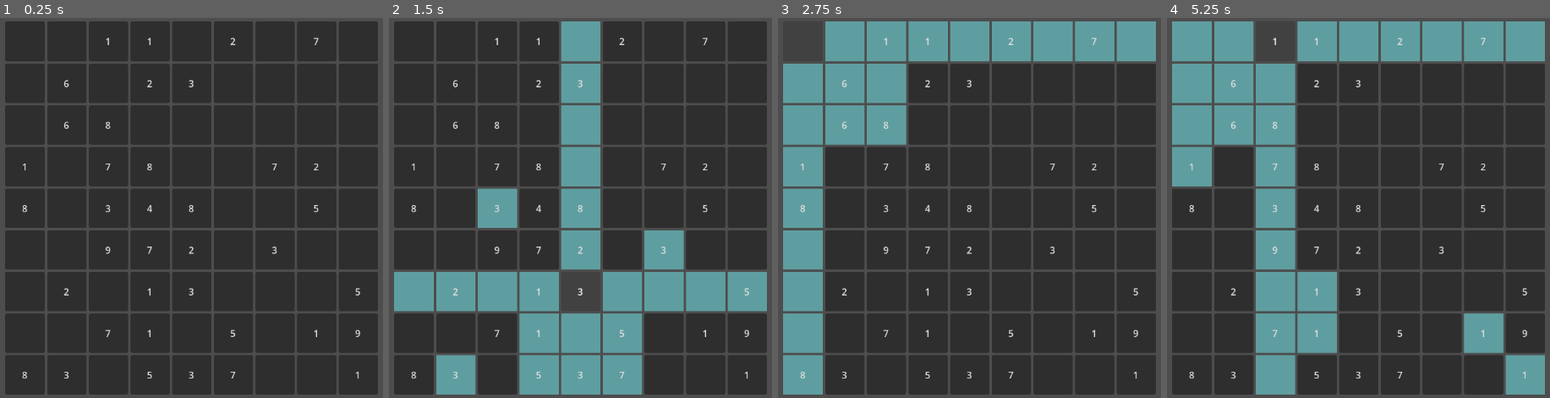
Above: before the commit, frames 1-4 (left to right).
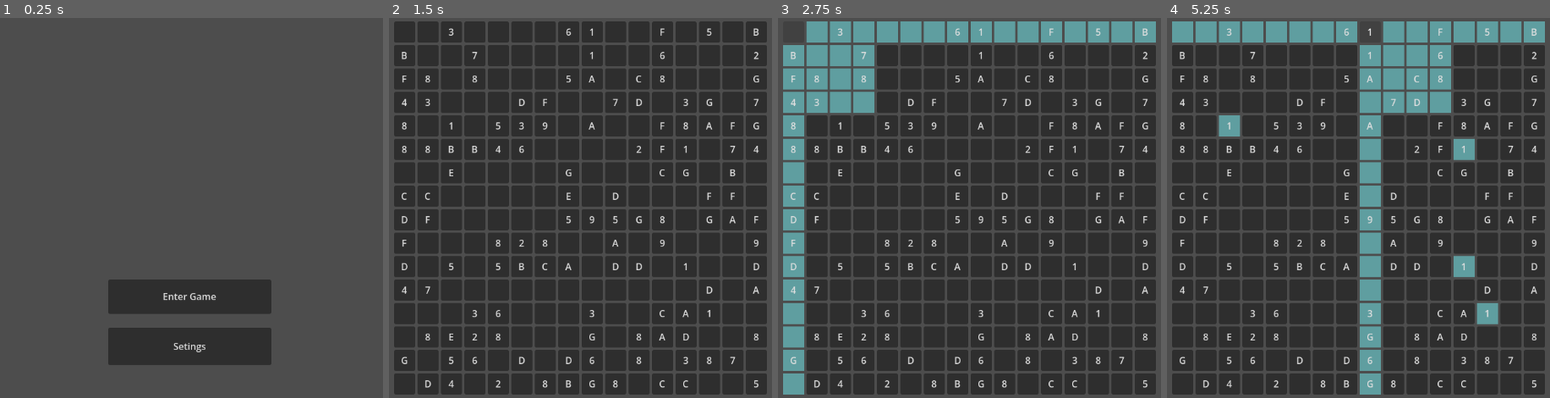
Above: after the commit, the same moments.

Repository: henbotb/Sudoku
Game: Godot game, scene res://Scenes/start_menu.tscn
The game is run twice, just before and just after one commit, with the same random seed, the same clock (stepped at 60 frames per second) and the same inputs. Before the commit the project starts from res://Scenes/Game.tscn.
Inputs (mouse positions are in pixels of both pictures, inside the frame that each line leads up to):
- Up to frame 1 (0.25 s): no input
- Up to frame 2 (1.5 s): click (580, 344) at 0.5 s, where only the run after the commit has a clickable "Setings"; click (580, 295) at 1.25 s, where only the run after the commit has a clickable "Enter Game"
- Up to frame 3 (2.75 s): click (804, 40) at 2.02 s
- Up to frame 4 (5.25 s): click (1182, 33) at 2.77 s; click (1232, 40) at 3.52 s; click (1205, 33) at 4.27 s; click "1" at 5 s

The runs differ from the first frame. In frame 1, 78% of the frame differs, in the area x 1-99%, y 0-100%; in frame 2, 43%; in frame 3, 32%; in frame 4, 47%.

Commit message:
Updated game to Godot 4.6 and added start menu

Diff:
--- /dev/null
+++ b/Scenes/start_menu.tscn
@@ -0,0 +1,31 @@
+[gd_scene format=3 uid="uid://1q8jxc1xor0m"]
+
+[ext_resource type="Script" uid="uid://bfxkffpmslikr" path="res://Scripts/start_menu.gd" id="1_juhg0"]
+
+[node name="StartMenu" type="Control" unique_id=830430496]
+layout_mode = 3
+anchors_preset = 15
+anchor_right = 1.0
+anchor_bottom = 1.0
+grow_horizontal = 2
+grow_vertical = 2
+script = ExtResource("1_juhg0")
+
+[node name="Button" type="Button" parent="." unique_id=1022915962]
+layout_mode = 0
+offset_left = 434.0
+offset_top = 446.0
+offset_right = 712.0
+offset_bottom = 504.58997
+text = "Enter Game"
+
+[node name="Button2" type="Button" parent="." unique_id=1470323161]
+layout_mode = 0
+offset_left = 434.0
+offset_top = 528.0
+offset_right = 712.0
+offset_bottom = 592.0
+text = "Setings"
+
+[connection signal="button_up" from="Button" to="." method="_on_button_button_up"]
+[connection signal="mouse_entered" from="Button" to="." method="_on_button_mouse_entered"]
--- a/Scripts/board.gd
+++ b/Scripts/board.gd
@@ -7,10 +7,10 @@
 }
 
 # maybe migrate these to a singleton that candidates / cell can read from as well?
-const BOARD_COLS = 9
-const BOARD_ROWS = 9
-const BIG_COLS = 3
-const BIG_ROWS = 3
+const BOARD_COLS = 16
+const BOARD_ROWS = 16
+const BIG_COLS = 4
+const BIG_ROWS = 4
 const NUM_HOUSES = BIG_COLS * BIG_ROWS
 const HOUSE_COLS = BOARD_COLS / BIG_COLS
 const HOUSE_ROWS = BOARD_ROWS / BIG_ROWS
@@ -122,7 +122,11 @@
 		var candidate := c as Label
 		if candidate.text == "":
 			continue
-		candidate.add_theme_color_override("font_color", Settings.config.get_value("board_settings", "highlight_color"))
+
+		if candidate.get_parent().get_parent().is_in_group("highlighted"):
+			candidate.add_theme_color_override("font_color", Color.BLACK)
+		else:
+			candidate.add_theme_color_override("font_color", Settings.config.get_value("board_settings", "highlight_color"))
 		candidate.add_to_group("highlighted_candidates")
 
 
--- a/Scripts/candidates.gd
+++ b/Scripts/candidates.gd
@@ -19,7 +19,7 @@
 	columns = cols
 	num_candidates = house_size
 	for candidate_index in range(num_candidates):
-		candidate_values.append(false)
+		candidate_values.append(true)
 
 		var candidate_label = Label.new()
 		# TESTING {
--- /dev/null
+++ b/Scripts/start_menu.gd
@@ -0,0 +1,7 @@
+extends Control
+
+@onready var button: Button = $Button
+
+func _on_button_button_up() -> void:
+	get_tree().change_scene_to_file("res://Scenes/Game.tscn")
+	pass # Replace with function body.
--- a/project.godot
+++ b/project.godot
@@ -8,11 +8,15 @@
 
 config_version=5
 
+[animation]
+
+compatibility/default_parent_skeleton_in_mesh_instance_3d=true
+
 [application]
 
 config/name="SudokuGame"
-run/main_scene="uid://crki050dtr1sx"
-config/features=PackedStringArray("4.5", "Forward Plus")
+run/main_scene="uid://1q8jxc1xor0m"
+config/features=PackedStringArray("4.6", "Forward Plus")
 config/icon="res://Assets/icon.svg"
 
 [autoload]
Not shown, added: Scripts/start_menu.gd.uid
Not shown: 1 places in Themes/highlighted.tres that only renumber resources
